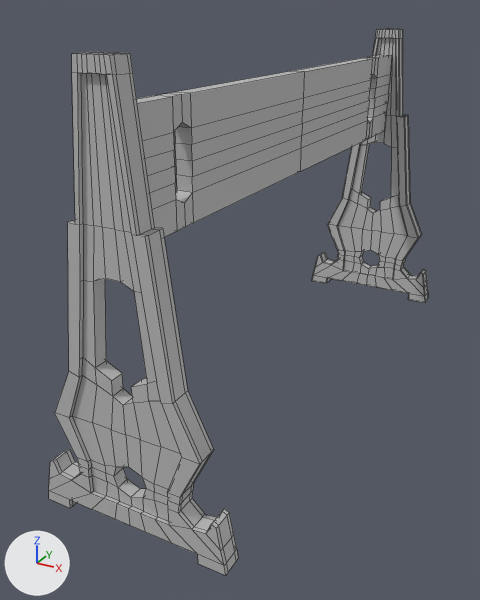
Two versions of the FBX model Assets/Modelings/City/obj_signboard_1.fbx, one commit apart.
Before and after are seen from a camera (50 mm lens) standing at (-0.57, -0.71, 1.25) and looking at (-1.57, 1.11, 0.34). The axes (+X, +Y, +Z) are drawn at lower left. The lights are the same throughout. Mesh edges are drawn as thin lines. Where no turn or scale is listed for an object, it has been applied to the vertices.

The first picture shows 'obj_signboard_1'.
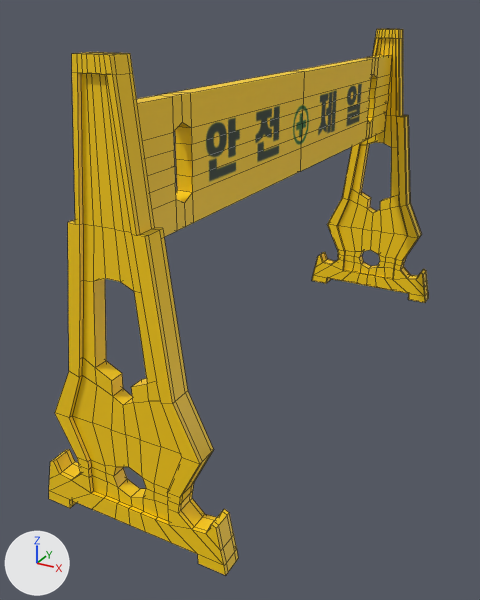
The newer file is also rescaled (x0.689), turned or shifted as a whole; pictures and numbers use the older file's frame.

What differs and where, as boxes [x1, y1, x2, y2] in the pictures (480 x 600 px):
'obj_signboard_1', surface changed (grey to yellow): [49, 29, 428, 575] in both

The change, as a list of edits to the scene's bpy script:
```text
Add img_city_prop_jpg:
    img_city_prop_jpg = load_image('city_prop.jpg', '_unpacked/city_prop.jpg', 2048, 2048, 'sRGB')
Change mat_mat_lambert_city_1:
    remove mat_mat_lambert_city_1.base_color = (0.5, 0.5, 0.5)  # grey #bcbcbc
    add mat_mat_lambert_city_1.texture = img_city_prop_jpg
```
